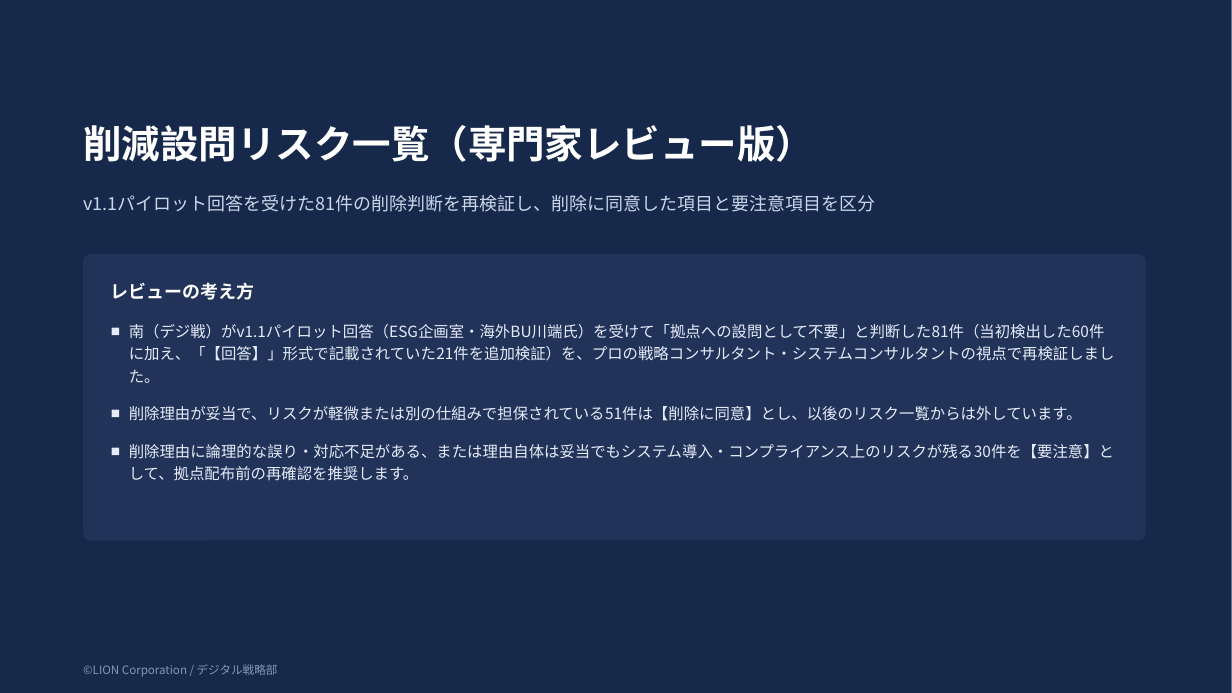
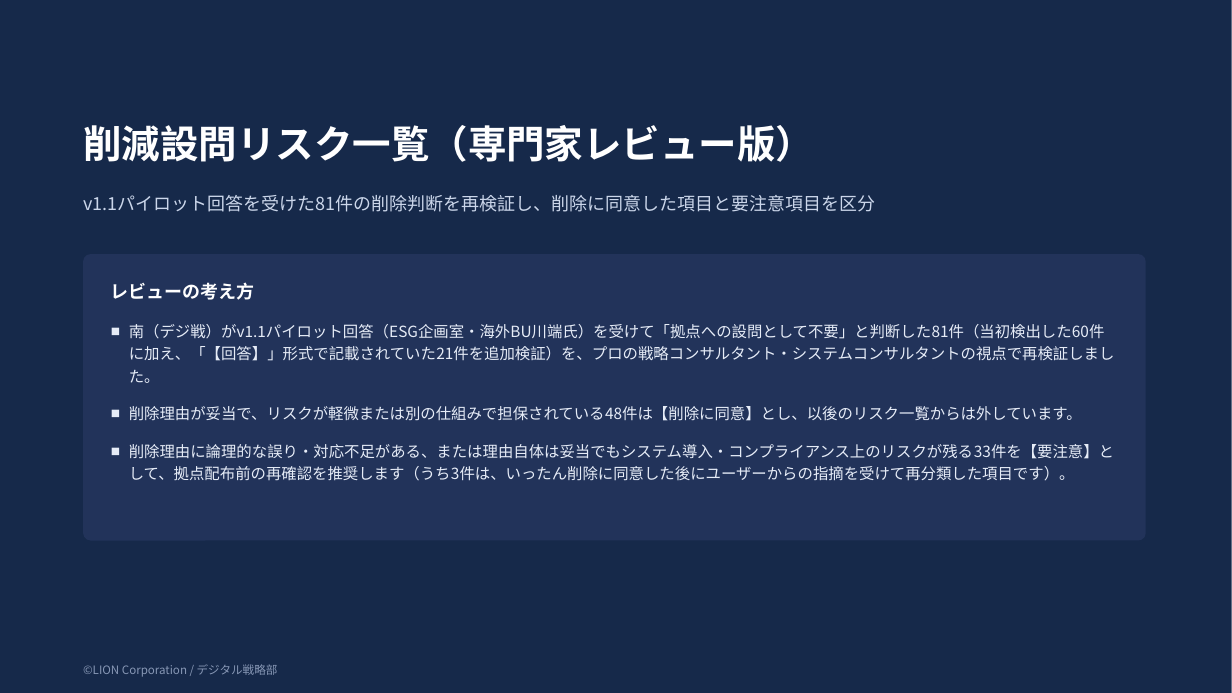
Before and after one commit to tk-tus2-cloud/free_creative, a slide deck: slide 1 of docs/As-Is調査_削減設問リスク一覧.pptx. Drawn at 1232x693 pixels with LibreOffice and Linux fonts; fonts in the diff are those of the drawing. Boxes give left, top, right and bottom in pixels: in the first picture for what was removed or moved away, otherwise in the second. Text is boxed around its words. In the diff, an @@ line names an element or a change of style, - is before the commit and + after.

```diff
--- a/docs/As-Is調査_削減設問リスク一覧.pptx
+++ b/docs/As-Is調査_削減設問リスク一覧.pptx
@@ text at bbox=[129, 406, 1114, 481]: text changed @@
-■ 削除理由が妥当で、リスクが軽微または別の仕組みで担保されている51件は【削除に同意】とし、以後のリスク一覧からは外しています。
-■ 削除理由に論理的な誤り・対応不足がある、または理由自体は妥当でもシステム導入・コンプライアンス上のリスクが残る30件を【要注意】として、拠点配布前の再確認を推奨します。
+■ 削除理由が妥当で、リスクが軽微または別の仕組みで担保されている48件は【削除に同意】とし、以後のリスク一覧からは外しています。
+■ 削除理由に論理的な誤り・対応不足がある、または理由自体は妥当でもシステム導入・コンプライアンス上のリスクが残る33件を【要注意】として、拠点配布前の再確認を推奨します（うち3件は、いったん削除に同意した後にユーザーからの指摘を受けて再分類した項目です）。
```
Also in this commit, not shown: 7 other slides changed, 1 other file.
